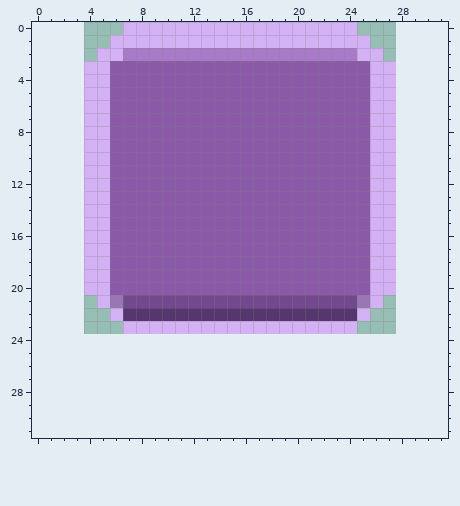
Two versions of one pixel-art file, assets/source/aseprite/ui_btn_skip.aseprite. The picture above was drawn from the file before the commit.
24x24 pixels, 1 frame. Colours within 5 levels of each other are drawn and written as one. The old version is drawn lined up with the new one, on the new canvas.
The result:
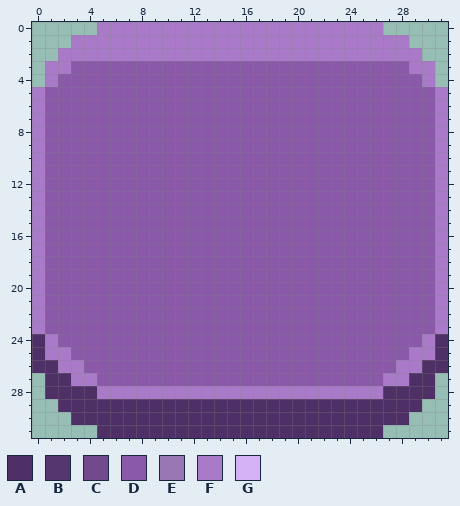
Palette (. is transparent): A #4e3066  B #56366e  C #72498d  D #8a5aa8  E #9977b5  F #a97ac8  G #d4b0f4
Edits made:
canvas 24x24 -> 32x32, the old top-left corner now at 4,0
@@ x 0..31 @@
- 0 .......GGGGGGGGGGGGGGGGGG.......
- 1 ......GGGGGGGGGGGGGGGGGGGG......
- 2 .....GGFFFFFFFFFFFFFFFFFFGG.....
- 3 ....GGDDDDDDDDDDDDDDDDDDDDGG....
- 4 ....GGDDDDDDDDDDDDDDDDDDDDGG....
- 5 ....GGDDDDDDDDDDDDDDDDDDDDGG....
- 6 ....GGDDDDDDDDDDDDDDDDDDDDGG....
- 7 ....GGDDDDDDDDDDDDDDDDDDDDGG....
- 8 ....GGDDDDDDDDDDDDDDDDDDDDGG....
- 9 ....GGDDDDDDDDDDDDDDDDDDDDGG....
-10 ....GGDDDDDDDDDDDDDDDDDDDDGG....
-11 ....GGDDDDDDDDDDDDDDDDDDDDGG....
-12 ....GGDDDDDDDDDDDDDDDDDDDDGG....
-13 ....GGDDDDDDDDDDDDDDDDDDDDGG....
-14 ....GGDDDDDDDDDDDDDDDDDDDDGG....
-15 ....GGDDDDDDDDDDDDDDDDDDDDGG....
-16 ....GGDDDDDDDDDDDDDDDDDDDDGG....
-17 ....GGDDDDDDDDDDDDDDDDDDDDGG....
-18 ....GGDDDDDDDDDDDDDDDDDDDDGG....
-19 ....GGDDDDDDDDDDDDDDDDDDDDGG....
-20 ....GGDDDDDDDDDDDDDDDDDDDDGG....
-21 .....GECCCCCCCCCCCCCCCCCCEG.....
-22 ......GBBBBBBBBBBBBBBBBBBG......
-23 .......GGGGGGGGGGGGGGGGGG.......
-24 ................................
-25 ................................
-26 ................................
-27 ................................
-28 ................................
-29 ................................
-30 ................................
-31 ................................
+ 0 .....FFFFFFFFFFFFFFFFFFFFFF.....
+ 1 ...FFFFFFFFFFFFFFFFFFFFFFFFFF...
+ 2 ..FFFFFFFFFFFFFFFFFFFFFFFFFFFF..
+ 3 .FFDDDDDDDDDDDDDDDDDDDDDDDDDDFF.
+ 4 .FDDDDDDDDDDDDDDDDDDDDDDDDDDDDF.
+ 5 FDDDDDDDDDDDDDDDDDDDDDDDDDDDDDDF
+ 6 FDDDDDDDDDDDDDDDDDDDDDDDDDDDDDDF
+ 7 FDDDDDDDDDDDDDDDDDDDDDDDDDDDDDDF
+ 8 FDDDDDDDDDDDDDDDDDDDDDDDDDDDDDDF
+ 9 FDDDDDDDDDDDDDDDDDDDDDDDDDDDDDDF
+10 FDDDDDDDDDDDDDDDDDDDDDDDDDDDDDDF
+11 FDDDDDDDDDDDDDDDDDDDDDDDDDDDDDDF
+12 FDDDDDDDDDDDDDDDDDDDDDDDDDDDDDDF
+13 FDDDDDDDDDDDDDDDDDDDDDDDDDDDDDDF
+14 FDDDDDDDDDDDDDDDDDDDDDDDDDDDDDDF
+15 FDDDDDDDDDDDDDDDDDDDDDDDDDDDDDDF
+16 FDDDDDDDDDDDDDDDDDDDDDDDDDDDDDDF
+17 FDDDDDDDDDDDDDDDDDDDDDDDDDDDDDDF
+18 FDDDDDDDDDDDDDDDDDDDDDDDDDDDDDDF
+19 FDDDDDDDDDDDDDDDDDDDDDDDDDDDDDDF
+20 FDDDDDDDDDDDDDDDDDDDDDDDDDDDDDDF
+21 FDDDDDDDDDDDDDDDDDDDDDDDDDDDDDDF
+22 FDDDDDDDDDDDDDDDDDDDDDDDDDDDDDDF
+23 FDDDDDDDDDDDDDDDDDDDDDDDDDDDDDDF
+24 AFDDDDDDDDDDDDDDDDDDDDDDDDDDDDFA
+25 AFFDDDDDDDDDDDDDDDDDDDDDDDDDDFFA
+26 AAFFDDDDDDDDDDDDDDDDDDDDDDDDFFAA
+27 .AAFFDDDDDDDDDDDDDDDDDDDDDDFFAA.
+28 .AAAAFFFFFFFFFFFFFFFFFFFFFFAAAA.
+29 ..AAAAAAAAAAAAAAAAAAAAAAAAAAAA..
+30 ...AAAAAAAAAAAAAAAAAAAAAAAAAA...
+31 .....AAAAAAAAAAAAAAAAAAAAAA.....
Changed places in both pictures, as pixel boxes (x1, y1, x2, y2):
changed: (32, 22, 448, 438)
